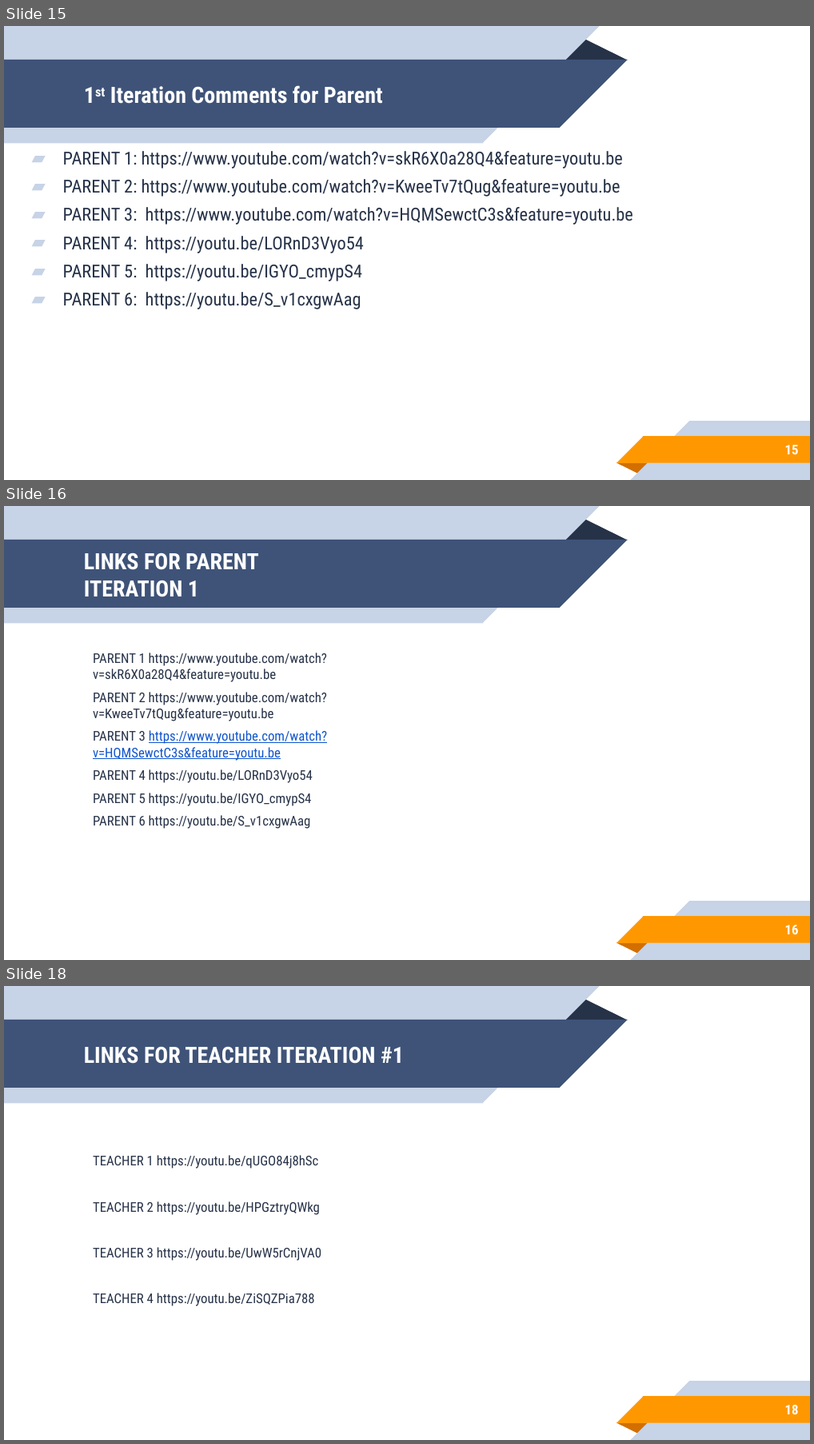
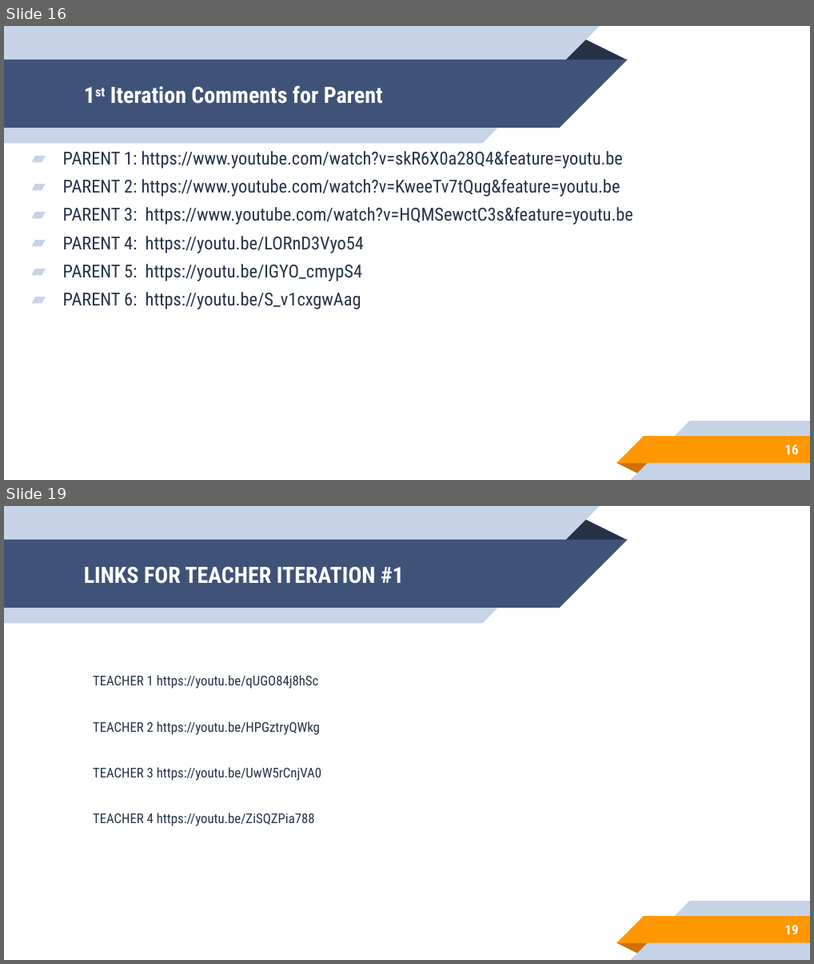
Before and after one commit to ctcambaliza/lab1, a slide deck: USERDES-PPT-FINAL.pptx. Shown one above the other, each under a label of ours: slides 15, 16 and 18 before the commit, slides 16 and 19 after it; the slides between them are not shown. The pictures are 814x1444 and 814x964 pixels, drawn with LibreOffice and Linux fonts; fonts in the diff are those of the drawing. Boxes give left, top, right and bottom in pixels: in the first picture for what was removed or moved away, otherwise in the second. Text is boxed around its words. In the diff, an @@ line names an element or a change of style, - is before the commit and + after.

```diff
--- a/USERDES-PPT-FINAL.pptx
+++ b/USERDES-PPT-FINAL.pptx
@@ slide 16 removed at <box>4,506,810,960</box>, background #FFFFFF; not listed: 10 template elements that a slide beside it also shows @@
@@ title removed at <box>84,553,259,597</box> @@
-LINKS FOR PARENT
-ITERATION 1
@@ text removed at <box>93,652,327,828</box> @@
-PARENT 1 https://www.youtube.com/watch?v=skR6X0a28Q4&feature=youtu.be
-PARENT 2 https://www.youtube.com/watch?v=KweeTv7tQug&feature=youtu.be
-PARENT 3 https://www.youtube.com/watch?v=HQMSewctC3s&feature=youtu.be
-PARENT 4 https://youtu.be/LORnD3Vyo54
-PARENT 5 https://youtu.be/IGYO_cmypS4
-PARENT 6 https://youtu.be/S_v1cxgwAag
@@ page number removed at <box>786,924,799,934</box> @@
-16
@@ what was slide 15 is now slide 16 @@
@@ what was slide 18 is now slide 19 @@
@@ page number at <box>786,924,799,934</box>: text changed @@
-18
+19
```
Also in this commit, not shown: 1 slide changed, 2 slides added.
